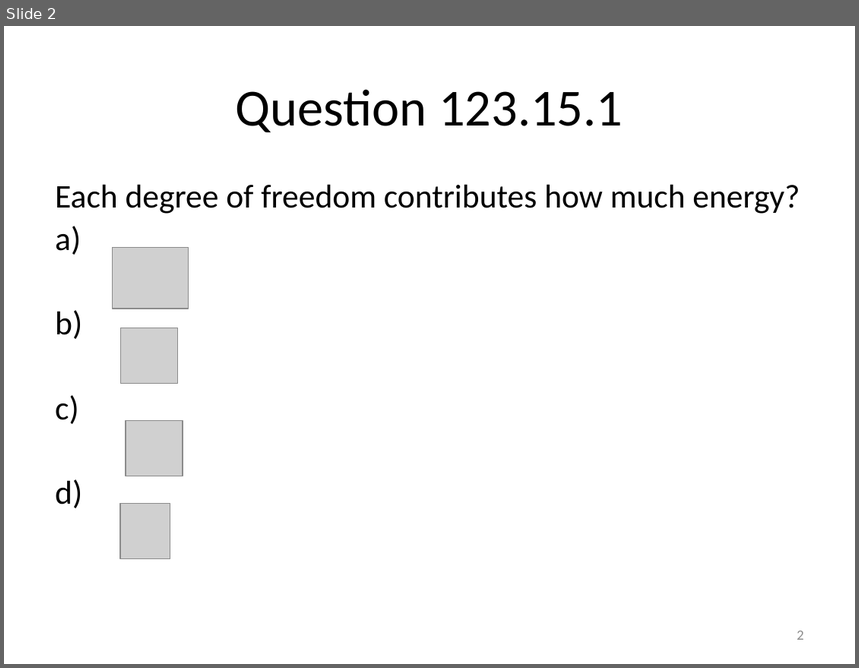
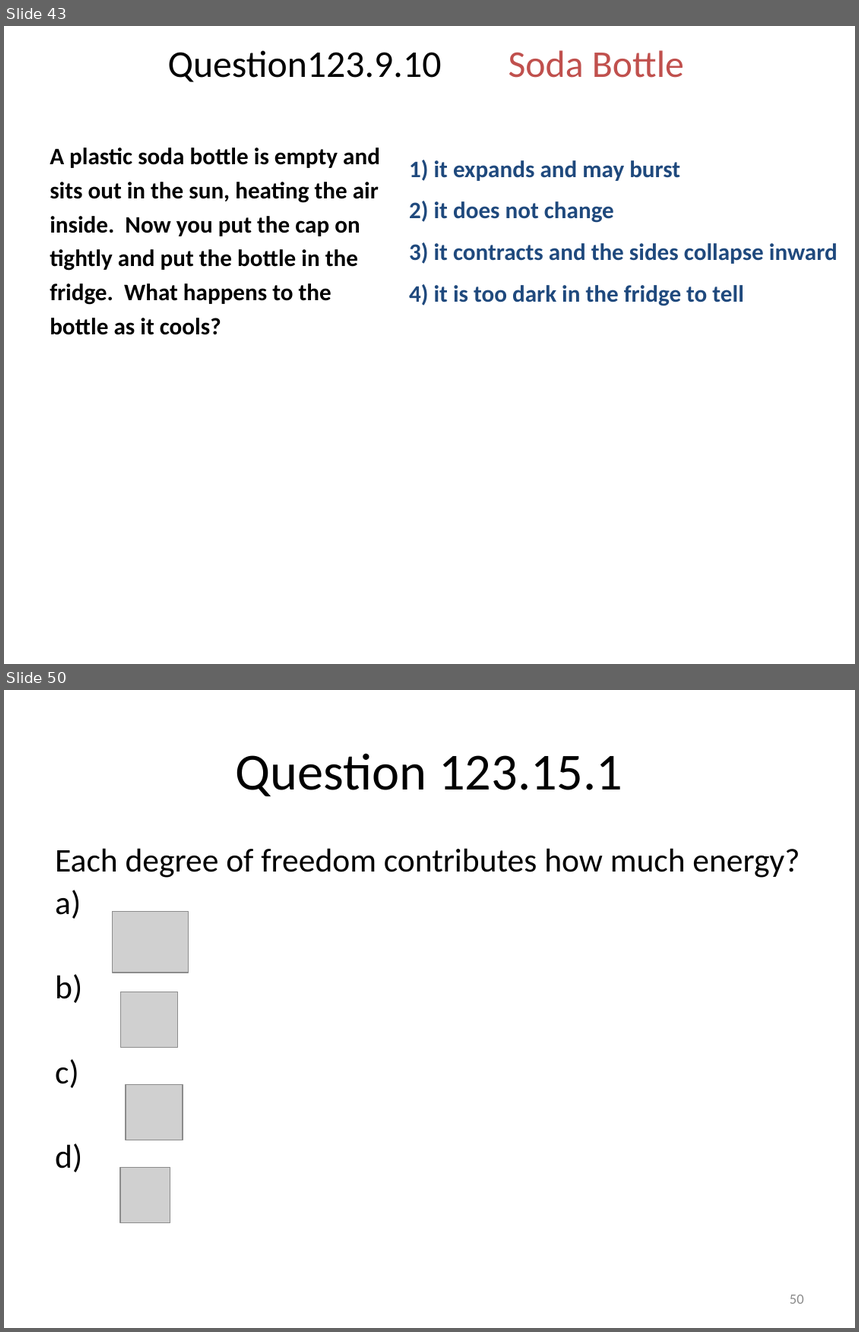
Before and after one commit to rtlines/Introductory-Physics-II, a slide deck: Lecture_Slides/PH 123 Lecture 31.pptx. Shown one above the other, each under a label of ours: slide 2 before the commit, slides 43 and 50 after it; the slides between them are not shown. The pictures are 859x668 and 859x1332 pixels, drawn with LibreOffice and Linux fonts; fonts in the diff are those of the drawing; grey boxes stand for pictures. Boxes give left, top, right and bottom in pixels: in the first picture for what was removed or moved away, otherwise in the second. Text is boxed around its words. In the diff, an @@ line names an element or a change of style, - is before the commit and + after.

```diff
--- a/Lecture_Slides/PH 123 Lecture 31.pptx
+++ b/Lecture_Slides/PH 123 Lecture 31.pptx
@@ slide 43 added at box(4, 26, 855, 664), background #FFFFFF @@
@@ title added at box(168, 50, 684, 82), 32 pt, text #000000 @@
+Question123.9.10 Soda Bottle
@@ text added at box(50, 148, 380, 335), 20 pt, text #000000, bold @@
+A plastic soda bottle is empty and sits out in the sun, heating the air inside. Now you put the cap on tightly and put the bottle in the fridge. What happens to the bottle as it cools?
@@ text added at box(409, 160, 838, 306), 20 pt, text #1F497D, bold @@
+1) it expands and may burst
+2) it does not change
+3) it contracts and the sides collapse inward
+4) it is too dark in the fridge to tell
@@ what was slide 2 is now slide 50 @@
@@ page number at box(790, 1295, 804, 1304): text changed @@
-2
+50
```
Also in this commit, not shown: 48 other slides added, 1 slide removed, 39 other files.
